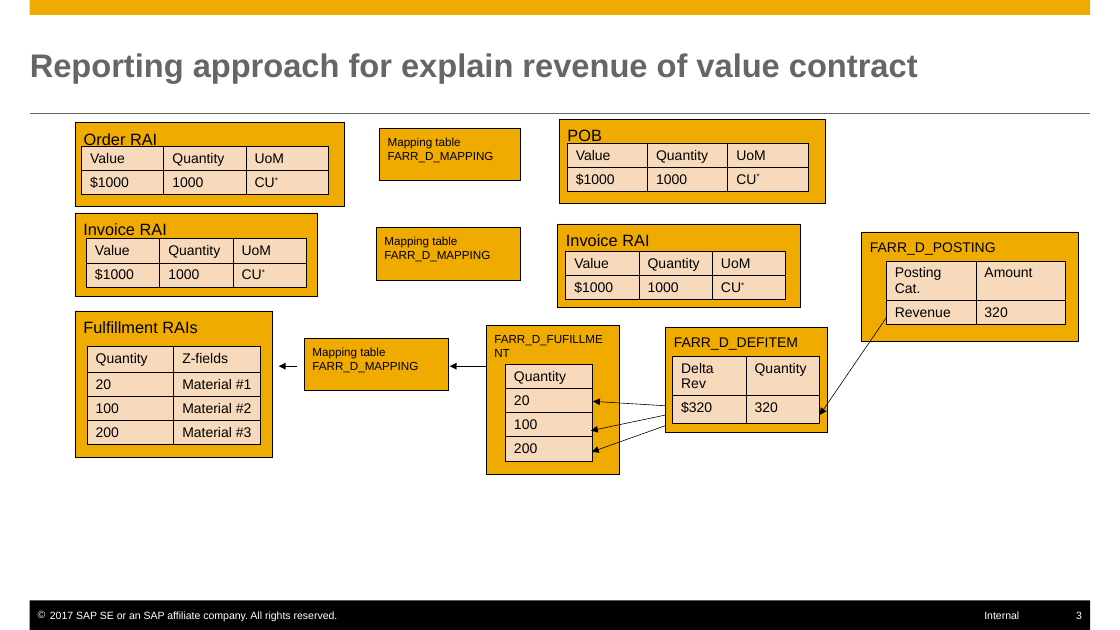
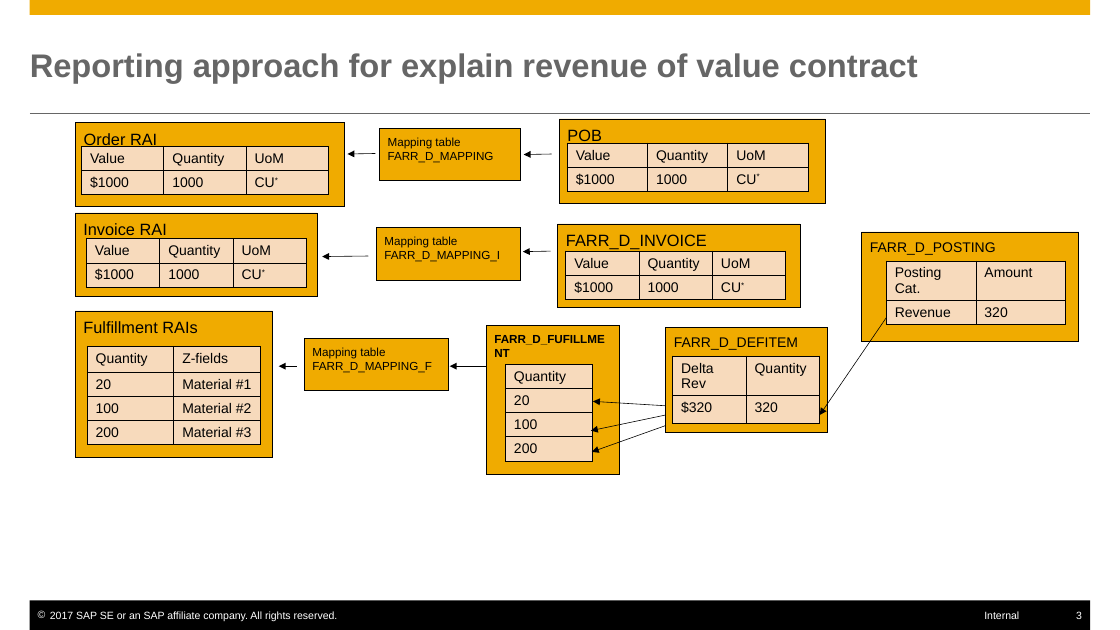
Before and after one commit to farseen1982/SAPWork, a slide deck: slide 3 of Slides/MSFT_Requirement.pptx. Drawn at 1120x630 pixels with LibreOffice and Linux fonts; fonts in the diff are those of the drawing. Boxes give left, top, right and bottom in pixels: in the first picture for what was removed or moved away, otherwise in the second. Text is boxed around its words. In the diff, an @@ line names an element or a change of style, - is before the commit and + after.

```diff
--- a/Slides/MSFT_Requirement.pptx
+++ b/Slides/MSFT_Requirement.pptx
@@ arrow added from (375, 154) to (348, 154), #000000 0.5 pt @@
@@ arrow added from (552, 154) to (524, 154), #000000 0.5 pt @@
@@ text in rectangle at box(384, 236, 500, 262): text changed @@
-Mapping table
-FARR_D_MAPPING
+Mapping table
+FARR_D_MAPPING_I
@@ text in rectangle at box(566, 234, 707, 250): text changed @@
-Invoice RAI
+FARR_D_INVOICE
@@ arrow added from (369, 256) to (322, 257), #000000 0.5 pt @@
@@ arrow added from (551, 251) to (523, 252), #000000 0.5 pt @@
@@ rectangle "FARR_D_FUFILLMENT" at box(486, 326, 620, 475): bold on @@
@@ text in rectangle at box(312, 347, 431, 373): text changed @@
-Mapping table
-FARR_D_MAPPING
+Mapping table
+FARR_D_MAPPING_F
```
Also in this commit, not shown: 2 other files.
